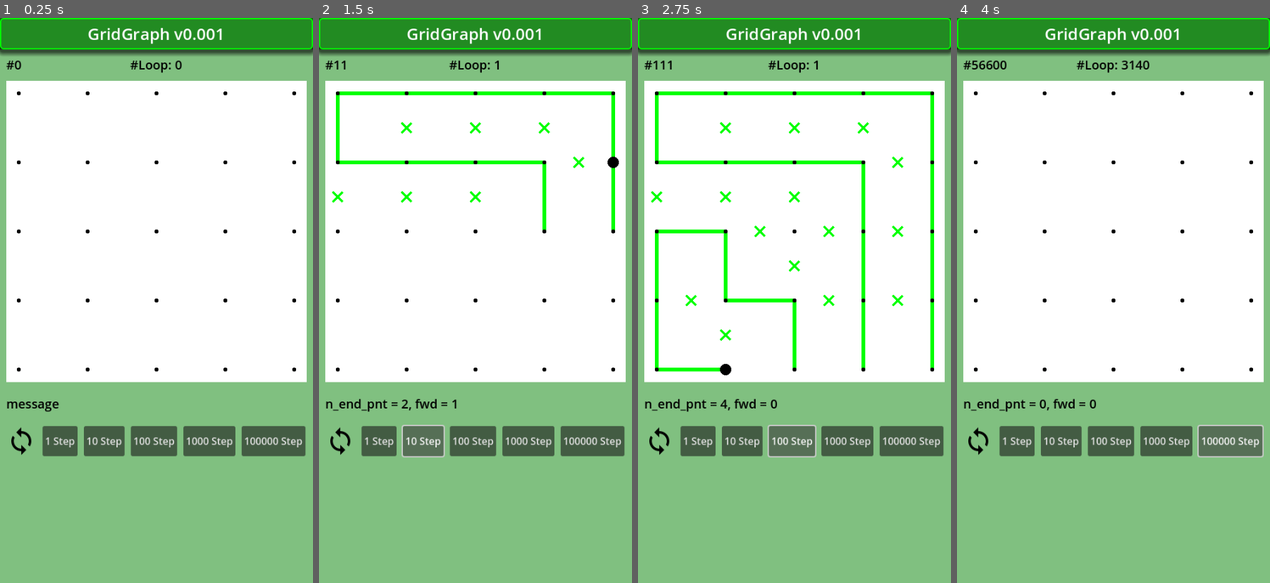
Above: before the commit, frames 1-4 (left to right).
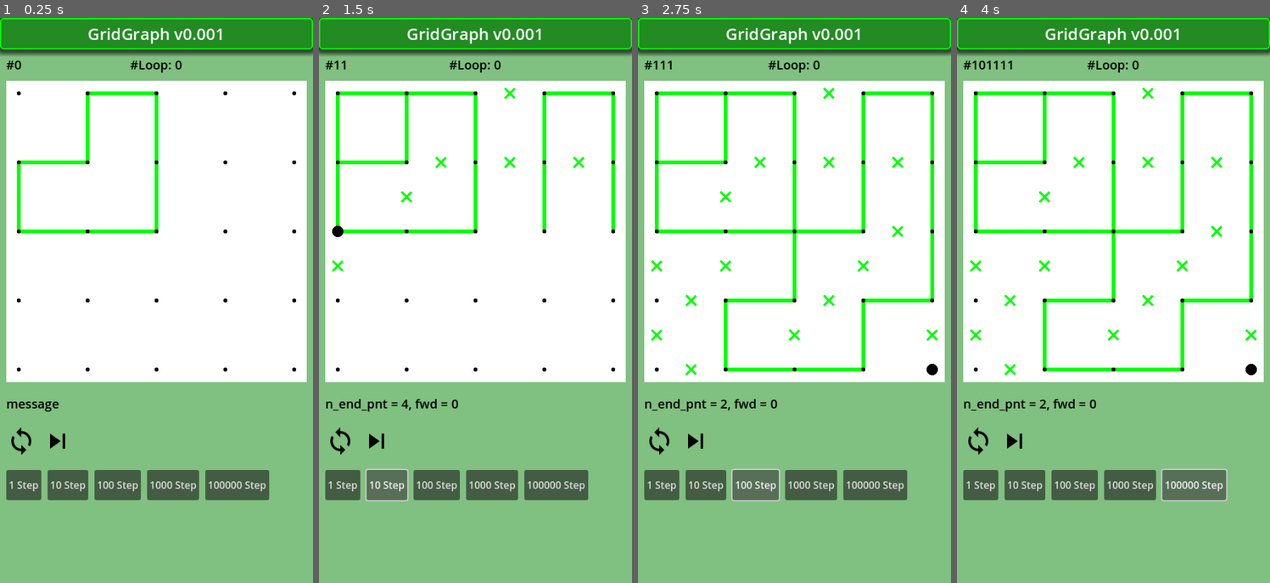
Above: after the commit, the same moments.

Repository: vivisuke/GridGraph
Game: Godot game, scene res://main.tscn
The game is run twice, just before and just after one commit, with the same random seed, the same clock (stepped at 60 frames per second) and the same inputs.
Inputs:
- Up to frame 1 (0.25 s): no input
- Up to frame 2 (1.5 s): click "1 Step" at 0.5 s; click "10 Step" at 1.25 s
- Up to frame 3 (2.75 s): click "100 Step" at 2 s
- Up to frame 4 (4 s): click "1000 Step" at 2.75 s; click "100000 Step" at 3.5 s

The runs differ from the first frame. In frame 1, 9.5% of the frame differs, in the area x 2-98%, y 13-86%; in frame 2, 10%; in frame 3, 12%; in frame 4, 13%, in the area x 2-98%, y 7-86%.

Commit message:
0047 ◎ C 03/25 03/25 0.001│ToDo│move_edge_down(ix) 0048 ◎ C 03/25 03/25 0.001│ToDo│深さ優先探索用関数：dfs_ 接頭辞を付加 0049 ◎ C 03/25 03/25 0.001│ToDo│print_degree()：ul_ を追加

Diff:
--- a/GridGraph/main.tscn
+++ b/GridGraph/main.tscn
@@ -1,10 +1,12 @@
-[gd_scene load_steps=6 format=3 uid="uid://chjo4wwmyfkgb"]
+[gd_scene load_steps=8 format=3 uid="uid://chjo4wwmyfkgb"]
 
 [ext_resource type="Script" path="res://scripts/main.gd" id="1_78r36"]
 [ext_resource type="Script" path="res://scripts/TitleBar.gd" id="1_i8dcp"]
 [ext_resource type="Script" path="res://scripts/Grid.gd" id="2_k0ihr"]
 [ext_resource type="Texture2D" uid="uid://uputahnqibq5" path="res://images/loop_black.png" id="4_jguw1"]
 [ext_resource type="Texture2D" uid="uid://da1ew1c82bcjl" path="res://images/loop_white.png" id="5_fcspy"]
+[ext_resource type="Texture2D" uid="uid://dtdfpu6bqcu61" path="res://images/skip_next_black.png" id="6_haa34"]
+[ext_resource type="Texture2D" uid="uid://cd73evrfdbxfb" path="res://images/skip_next_white.png" id="7_ntrwh"]
 
 [node name="Main" type="Node2D"]
 script = ExtResource("1_78r36")
@@ -84,29 +86,42 @@
 texture_normal = ExtResource("4_jguw1")
 texture_pressed = ExtResource("5_fcspy")
 
-[node name="Step1Button" type="Button" parent="HBC1"]
+[node name="NextButton" type="TextureButton" parent="HBC1"]
+layout_mode = 2
+texture_normal = ExtResource("6_haa34")
+texture_pressed = ExtResource("7_ntrwh")
+
+[node name="HBC2" type="HBoxContainer" parent="."]
+offset_left = 10.0
+offset_top = 720.0
+offset_right = 490.0
+offset_bottom = 768.0
+theme_override_constants/separation = 10
+
+[node name="Step1Button" type="Button" parent="HBC2"]
 layout_mode = 2
 text = "1 Step"
 
-[node name="Step10Button" type="Button" parent="HBC1"]
+[node name="Step10Button" type="Button" parent="HBC2"]
 layout_mode = 2
 text = "10 Step"
 
-[node name="Step100Button" type="Button" parent="HBC1"]
+[node name="Step100Button" type="Button" parent="HBC2"]
 layout_mode = 2
 text = "100 Step"
 
-[node name="Step1000Button" type="Button" parent="HBC1"]
+[node name="Step1000Button" type="Button" parent="HBC2"]
 layout_mode = 2
 text = "1000 Step"
 
-[node name="Step10000Button" type="Button" parent="HBC1"]
+[node name="Step10000Button" type="Button" parent="HBC2"]
 layout_mode = 2
 text = "100000 Step"
 
 [connection signal="pressed" from="HBC1/RestartButton" to="." method="_on_restart_button_pressed"]
-[connection signal="pressed" from="HBC1/Step1Button" to="." method="_on_step_1_button_pressed"]
-[connection signal="pressed" from="HBC1/Step10Button" to="." method="_on_step_10_button_pressed"]
-[connection signal="pressed" from="HBC1/Step100Button" to="." method="_on_step_100_button_pressed"]
-[connection signal="pressed" from="HBC1/Step1000Button" to="." method="_on_step_1000_button_pressed"]
-[connection signal="pressed" from="HBC1/Step10000Button" to="." method="_on_step_10000_button_pressed"]
+[connection signal="pressed" from="HBC1/NextButton" to="." method="_on_next_button_pressed"]
+[connection signal="pressed" from="HBC2/Step1Button" to="." method="_on_step_1_button_pressed"]
+[connection signal="pressed" from="HBC2/Step10Button" to="." method="_on_step_10_button_pressed"]
+[connection signal="pressed" from="HBC2/Step100Button" to="." method="_on_step_100_button_pressed"]
+[connection signal="pressed" from="HBC2/Step1000Button" to="." method="_on_step_1000_button_pressed"]
+[connection signal="pressed" from="HBC2/Step10000Button" to="." method="_on_step_10000_button_pressed"]
--- a/GridGraph/scripts/Board.gd
+++ b/GridGraph/scripts/Board.gd
@@ -127,7 +127,7 @@
 		h_link[ix2+y*ARY_WIDTH] = UNLINKED_DTM
 	assert( h_link[xyToIX(-1, 0)] == UNLINKED_DTM )
 	assert( v_link[xyToIX(0, -1)] == UNLINKED_DTM )
-func make_h_link(ix):
+func dfs_make_h_link(ix):
 	h_link[ix] = LINKED
 	#degree[ix] += 1
 	#degree[ix+1] += 1
@@ -135,7 +135,7 @@
 	lnk_count[ix] += 1
 	lnk_count[ix-ARY_WIDTH] += 1
 	connect_edge(ix, ix+1)
-func make_v_link(ix):
+func dfs_make_v_link(ix):
 	v_link[ix] = LINKED
 	#degree[ix] += 1
 	#degree[ix+ARY_WIDTH] += 1
@@ -143,7 +143,7 @@
 	lnk_count[ix] += 1
 	lnk_count[ix-1] += 1
 	connect_edge(ix, ix+ARY_WIDTH)
-func unmake_h_link(ix):			# make_h_link() 処理を戻す
+func dfs_unmake_h_link(ix):			# dfs_make_h_link() 処理を戻す
 	h_link[ix] = EMPTY
 	#degree[ix] -= 1
 	#degree[ix+1] -= 1
@@ -151,7 +151,7 @@
 	lnk_count[ix] -= 1
 	lnk_count[ix-ARY_WIDTH] -= 1
 	unconnect_edge(ix, ix+1)
-func unmake_v_link(ix):			# make_v_link() 処理を戻す
+func dfs_unmake_v_link(ix):			# dfs_make_v_link() 処理を戻す
 	v_link[ix] = EMPTY
 	#degree[ix] -= 1
 	#degree[ix+ARY_WIDTH] -= 1
@@ -159,19 +159,19 @@
 	lnk_count[ix] -= 1
 	lnk_count[ix-1] -= 1
 	unconnect_edge(ix, ix+ARY_WIDTH)
-func make_h_unlink(ix):
+func dfs_make_h_unlink(ix):
 	h_link[ix] = UNLINKED
 	ul_count[ix] += 1
 	ul_count[ix-ARY_WIDTH] += 1
-func make_v_unlink(ix):
+func dfs_make_v_unlink(ix):
 	v_link[ix] = UNLINKED
 	ul_count[ix] += 1
 	ul_count[ix-1] += 1
-func unmake_h_unlink(ix):			# make_h_unlink() 処理を戻す
+func dfs_unmake_h_unlink(ix):			# dfs_make_h_unlink() 処理を戻す
 	h_link[ix] = EMPTY
 	ul_count[ix] -= 1
 	ul_count[ix-ARY_WIDTH] -= 1
-func unmake_v_unlink(ix):			# make_v_unlink() 処理を戻す
+func dfs_unmake_v_unlink(ix):			# dfs_make_v_unlink() 処理を戻す
 	v_link[ix] = EMPTY
 	ul_count[ix] -= 1
 	ul_count[ix-1] -= 1
@@ -220,6 +220,70 @@
 	sx = -1
 	sy = 0
 	clear_edges()
+func rand_h_link(ix):
+	if randi() % 2 == 1:
+		dfs_make_h_link(ix)
+	else:
+		dfs_make_h_unlink(ix)
+func rand_v_link(ix):
+	if randi() % 2 == 1:
+		dfs_make_v_link(ix)
+	else:
+		dfs_make_v_unlink(ix)
+func build_loop_random():
+	if finished: return
+	#check_wall()
+	n_step += 1
+	is_loop = false
+	# 末端に向かって探索
+	sx += 1
+	if sx > N_HORZ:
+		sx = 0
+		sy += 1
+		if sy > N_VERT:
+			fwd = false
+			sy -= 1
+			sx = N_HORZ
+	var ix = xyToIX(sx, sy)
+	var uld = ul_degree[ix]
+	if ul_degree[ix] == 0:			# 上・左 両方非接続済みの場合
+		if h_link[ix] == EMPTY:
+			if v_link[ix] == EMPTY:
+				rand_h_link(ix)
+				if h_link[ix] == LINKED:
+					dfs_make_v_link(ix)
+				else:
+					dfs_make_v_unlink(ix)
+			else:			# 下接続不可（下端の場合など）
+				dfs_make_h_unlink(ix)
+		else:				# 右接続不可（右端の場合など）
+			if v_link[ix] == EMPTY:
+				dfs_make_v_unlink(ix)
+			else:
+				pass
+	elif ul_degree[ix] == 1:			# 上・左 片方のみ接続済みの場合
+		if h_link[ix] == EMPTY:
+			rand_h_link(ix)
+			if v_link[ix] == EMPTY:		# 下端でない場合
+				if h_link[ix] == LINKED:
+					dfs_make_v_unlink(ix)
+				else:
+					dfs_make_v_link(ix)
+			if mate[ix] == 0 && mate[ix+1] == 0:
+				if n_end_pnt == 0:	# 閉路
+					#print("loop found.")
+					is_loop = true
+					n_looped += 1
+				sx += 1
+				fwd = false
+		elif v_link[ix] == EMPTY:
+			dfs_make_v_link(ix)
+		else:
+			fwd = false
+	elif ul_degree[ix] == 2:			# 上・左 両方接続済みの場合
+		if h_link[ix] == EMPTY: dfs_make_h_unlink(ix)
+		if v_link[ix] == EMPTY: dfs_make_v_unlink(ix)
+
 func find_all_loop_SBS():
 	if finished: return
 	#check_wall()
@@ -249,71 +313,126 @@
 		if fwd:
 			if h_link[ix] == EMPTY:
 				if v_link[ix] == EMPTY:
-					make_h_link(ix)
-					make_v_link(ix)
+					dfs_make_h_link(ix)
+					dfs_make_v_link(ix)
 				else:			# 下接続不可（下端の場合など）
-					make_h_unlink(ix)
+					dfs_make_h_unlink(ix)
 			else:				# 右接続不可（右端の場合など）
 				if v_link[ix] == EMPTY:
-					make_v_unlink(ix)
+					dfs_make_v_unlink(ix)
 				else:
 					pass
 			#check_wall()
 		else:	# バックトラッキング中
 			if h_link[ix] == LINKED && v_link[ix] == LINKED:
-				unmake_v_link(ix)
-				unmake_h_link(ix)
-				make_h_unlink(ix)
-				make_v_unlink(ix)
+				dfs_unmake_v_link(ix)
+				dfs_unmake_h_link(ix)
+				dfs_make_h_unlink(ix)
+				dfs_make_v_unlink(ix)
 				fwd = true
 			else:
-				if h_link[ix] == UNLINKED: unmake_h_unlink(ix)
-				if v_link[ix] == UNLINKED: unmake_v_unlink(ix)
+				if h_link[ix] == UNLINKED: dfs_unmake_h_unlink(ix)
+				if v_link[ix] == UNLINKED: dfs_unmake_v_unlink(ix)
 			#check_wall()
 	elif ul_degree[ix] == 1:			# 上・左 片方のみ接続済みの場合
 		if fwd:
 			if h_link[ix] == EMPTY:
 
-				make_h_link(ix)
+				dfs_make_h_link(ix)
 				if v_link[ix] == EMPTY:		# 下端でない場合
-					make_v_unlink(ix)
+					dfs_make_v_unlink(ix)
 				if mate[ix] == 0 && mate[ix+1] == 0:
 					if n_end_pnt == 0:	# 閉路
-						print("loop found.")
+						#print("loop found.")
 						is_loop = true
 						n_looped += 1
 					sx += 1
 					fwd = false
 			elif v_link[ix] == EMPTY:
-				make_v_link(ix)
+				dfs_make_v_link(ix)
 			else:
 				fwd = false
 			#check_wall()
 		else:
 			if h_link[ix] == LINKED:
-				unmake_h_link(ix)
+				dfs_unmake_h_link(ix)
 				if v_link[ix] != UNLINKED_DTM:
-					make_h_unlink(ix)
-					make_v_link(ix)
+					dfs_make_h_unlink(ix)
+					dfs_make_v_link(ix)
 					fwd = true
 				else:
 					pass
 					#fwd = false
 			else:
 				if h_link[ix] == UNLINKED:
-					unmake_h_unlink(ix)
+					dfs_unmake_h_unlink(ix)
 				if v_link[ix] == LINKED:
-					unmake_v_link(ix)
+					dfs_unmake_v_link(ix)
 			#check_wall()
 	elif ul_degree[ix] == 2:			# 上・左 両方接続済みの場合
 		if fwd:
-			if h_link[ix] == EMPTY: make_h_unlink(ix)
-			if v_link[ix] == EMPTY: make_v_unlink(ix)
+			if h_link[ix] == EMPTY: dfs_make_h_unlink(ix)
+			if v_link[ix] == EMPTY: dfs_make_v_unlink(ix)
 			#check_wall()
 		else:
-			if h_link[ix] == UNLINKED: unmake_h_unlink(ix)
-			if v_link[ix] == UNLINKED: unmake_v_unlink(ix)
+			if h_link[ix] == UNLINKED: dfs_unmake_h_unlink(ix)
+			if v_link[ix] == UNLINKED: dfs_unmake_v_unlink(ix)
 			#check_wall()
+#
+func make_h_link(ix):
+	h_link[ix] = LINKED
+	degree[ix] += 1
+	degree[ix+1] += 1
+	lnk_count[ix] += 1
+	lnk_count[ix-ARY_WIDTH] += 1
+func make_v_link(ix):
+	v_link[ix] = LINKED
+	degree[ix] += 1
+	degree[ix+ARY_WIDTH] += 1
+	lnk_count[ix] += 1
+	lnk_count[ix-1] += 1
+func unmake_h_link(ix):			# dfs_make_h_link() 処理を戻す
+	h_link[ix] = EMPTY
+	degree[ix] -= 1
+	degree[ix+1] -= 1
+	lnk_count[ix] -= 1
+	lnk_count[ix-ARY_WIDTH] -= 1
+func unmake_v_link(ix):			# dfs_make_v_link() 処理を戻す
+	v_link[ix] = EMPTY
+	degree[ix] -= 1
+	degree[ix+ARY_WIDTH] -= 1
+	lnk_count[ix] -= 1
+	lnk_count[ix-1] -= 1
+func rev_h_link(ix):
+	if h_link[ix] == LINKED:
+		unmake_h_link(ix)
+	else:
+		make_h_link(ix)
+func rev_v_link(ix):
+	if v_link[ix] == LINKED:
+		unmake_v_link(ix)
+	else:
+		make_v_link(ix)
+func move_edge_up(ix):	# 水平エッジを上に移動
+	unmake_h_link(ix)
+	rev_v_link(ix-ARY_WIDTH)
+	rev_v_link(ix-ARY_WIDTH+1)
+	make_h_link(ix-ARY_WIDTH)
+func move_edge_down(ix):	# 水平エッジを下に移動
+	unmake_h_link(ix)
+	rev_v_link(ix)
+	rev_v_link(ix+1)
+	make_h_link(ix+ARY_WIDTH)
+func move_edge_left(ix):	# 垂直エッジを左に移動
+	unmake_v_link(ix)
+	rev_h_link(ix-1)
+	rev_h_link(ix+ARY_WIDTH-1)
+	make_v_link(ix-1)
+func move_edge_right(ix):	# 垂直エッジを右に移動
+	unmake_v_link(ix)
+	rev_h_link(ix)
+	rev_h_link(ix+ARY_WIDTH)
+	make_v_link(ix+1)
 #
 func print_mate():
 	print("n_end_pnt = %d, mate:" % n_end_pnt)
@@ -324,13 +443,22 @@
 			txt += "%2d " % mate[ix]
 		print(txt)
 	print("\n")
-func print_degree():
+func print_ul_degree():
 	print("vertex ul_degree:")
 	for y in range(N_VERT+1):
 		var txt = ""
 		for x in range(N_HORZ+1):
 			var ix = xyToIX(x, y)
 			txt += "%d " % ul_degree[ix]
+		print(txt)
+	print("\n")
+func print_degree():
+	print("vertex degree:")
+	for y in range(N_VERT+1):
+		var txt = ""
+		for x in range(N_HORZ+1):
+			var ix = xyToIX(x, y)
+			txt += "%d " % degree[ix]
 		print(txt)
 	print("\n")
 func print_count():
--- a/GridGraph/scripts/main.gd
+++ b/GridGraph/scripts/main.gd
@@ -15,52 +15,67 @@
 
 
 func _ready():
+	seed(0)
 	bd = CBoard.new()
 	if true:
 		set_board_size(4)
+		bd.make_h_link(xyToIX(0,0))
+		bd.make_v_link(xyToIX(0,0))
+		bd.make_h_link(xyToIX(0,1))
+		bd.make_v_link(xyToIX(1,0))
+		bd.move_edge_down(xyToIX(0,1))
+		bd.move_edge_right(xyToIX(1,1))
+		bd.move_edge_right(xyToIX(2,1))
+		bd.move_edge_down(xyToIX(0,0))
+		bd.move_edge_up(xyToIX(1,1))
+		bd.move_edge_left(xyToIX(3,1))
+		bd.print_count()
+		bd.print_degree()
+	if false:
+		set_board_size(4)
 	if false:
 		set_board_size(5)
-		bd.make_h_link(xyToIX(0, 0))
-		bd.make_h_link(xyToIX(1, 0))
+		bd.dfs_make_h_link(xyToIX(0, 0))
+		bd.dfs_make_h_link(xyToIX(1, 0))
 		bd.print_board()
 		bd.print_mate()
-		bd.unmake_h_link(xyToIX(1, 0))
+		bd.dfs_unmake_h_link(xyToIX(1, 0))
 		bd.print_board()
 		bd.print_mate()
-		#bd.unmake_h_link(xyToIX(0, 0))
+		#bd.dfs_unmake_h_link(xyToIX(0, 0))
 	if false:
 		set_board_size(5)
-		bd.make_h_link(xyToIX(0, 0))
-		bd.make_v_link(xyToIX(0, 0))
-		bd.make_h_link(xyToIX(1, 1))
-		bd.make_h_unlink(xyToIX(0, 1))
-		bd.make_v_unlink(xyToIX(1, 0))
+		bd.dfs_make_h_link(xyToIX(0, 0))
+		bd.dfs_make_v_link(xyToIX(0, 0))
+		bd.dfs_make_h_link(xyToIX(1, 1))
+		bd.dfs_make_h_unlink(xyToIX(0, 1))
+		bd.dfs_make_v_unlink(xyToIX(1, 0))
 		bd.print_board()
 		bd.print_degree()
 		bd.print_count()
 		bd.print_mate()
-		#bd.unmake_h_link(xyToIX(0, 0))
-		#bd.unmake_v_link(xyToIX(0, 0))
+		#bd.dfs_unmake_h_link(xyToIX(0, 0))
+		#bd.dfs_unmake_v_link(xyToIX(0, 0))
 		#bd.print_board()
 		#bd.print_degree()
 		#bd.print_count()
 		#
 		bd.clear_edges()
-		bd.make_h_link(xyToIX(0, 0))
-		bd.make_v_link(xyToIX(0, 0))
-		bd.make_h_link(xyToIX(1, 0))
-		bd.make_v_unlink(xyToIX(1, 0))
-		bd.make_h_link(xyToIX(2, 0))
-		bd.make_v_unlink(xyToIX(2, 0))
-		bd.make_h_unlink(xyToIX(3, 0))
-		bd.make_v_link(xyToIX(3, 0))
-		bd.make_h_link(xyToIX(4, 0))
-		bd.make_v_link(xyToIX(4, 0))
-		bd.make_v_link(xyToIX(5, 0))
+		bd.dfs_make_h_link(xyToIX(0, 0))
+		bd.dfs_make_v_link(xyToIX(0, 0))
+		bd.dfs_make_h_link(xyToIX(1, 0))
+		bd.dfs_make_v_unlink(xyToIX(1, 0))
+		bd.dfs_make_h_link(xyToIX(2, 0))
+		bd.dfs_make_v_unlink(xyToIX(2, 0))
+		bd.dfs_make_h_unlink(xyToIX(3, 0))
+		bd.dfs_make_v_link(xyToIX(3, 0))
+		bd.dfs_make_h_link(xyToIX(4, 0))
+		bd.dfs_make_v_link(xyToIX(4, 0))
+		bd.dfs_make_v_link(xyToIX(5, 0))
 		#bd.print_board()
 		#bd.print_mate()
-		bd.make_h_link(xyToIX(0, 1))
-		bd.make_h_link(xyToIX(2, 1))
+		bd.dfs_make_h_link(xyToIX(0, 1))
+		bd.dfs_make_h_link(xyToIX(2, 1))
 		bd.print_board()
 		bd.print_degree()
 		bd.print_count()
@@ -85,16 +100,18 @@
 	#	_on_step_1_button_pressed()
 	pass
 
-func do_step(n):
+func do_step(n, find_loop=false):
 	var start = Time.get_ticks_msec()
 	for i in range(n):
-		bd.find_all_loop_SBS()
+		#bd.find_all_loop_SBS()
+		bd.build_loop_random()
 		if bd.finished: break
+		if find_loop && bd.is_loop: break
 	var end = Time.get_ticks_msec()
 	bd.print_board()
 	bd.print_degree()
-	#bd.print_count()
 	bd.print_mate()
+	bd.print_count()
 	$NStepLabel.text = "#%d" % bd.n_step
 	$NLoopLabel.text = "#Loop: %d" % bd.n_looped
 	$MessLabel.text = ("#%d loop, "%bd.n_looped) if bd.is_loop else ""
@@ -123,3 +140,7 @@
 	$Board/Grid.sy = bd.sy
 	$Board/Grid.queue_redraw()
 	pass # Replace with function body.
+
+func _on_next_button_pressed():
+	do_step(1000*1000, true)
+	pass # Replace with function body.
Binary file added: GridGraph/images/skip_next_black.png
Not shown, added: GridGraph/images/skip_next_black.png.import
Binary file added: GridGraph/images/skip_next_white.png
Not shown, added: GridGraph/images/skip_next_white.png.import
Not shown, changed: GridGraph.spr
